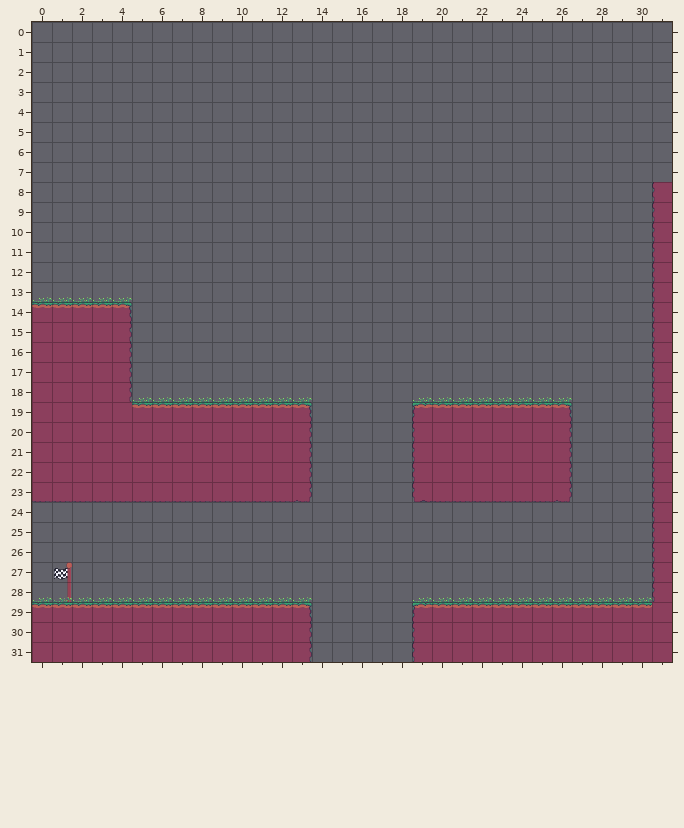
Two states of a Tiled map (JSON), maps/Map2.json. The first picture shows the starting point.
Cells are 32x32 px. Shown: x 0..31, y 0..31. The old version is drawn lined up with the new one.
And afterwards:
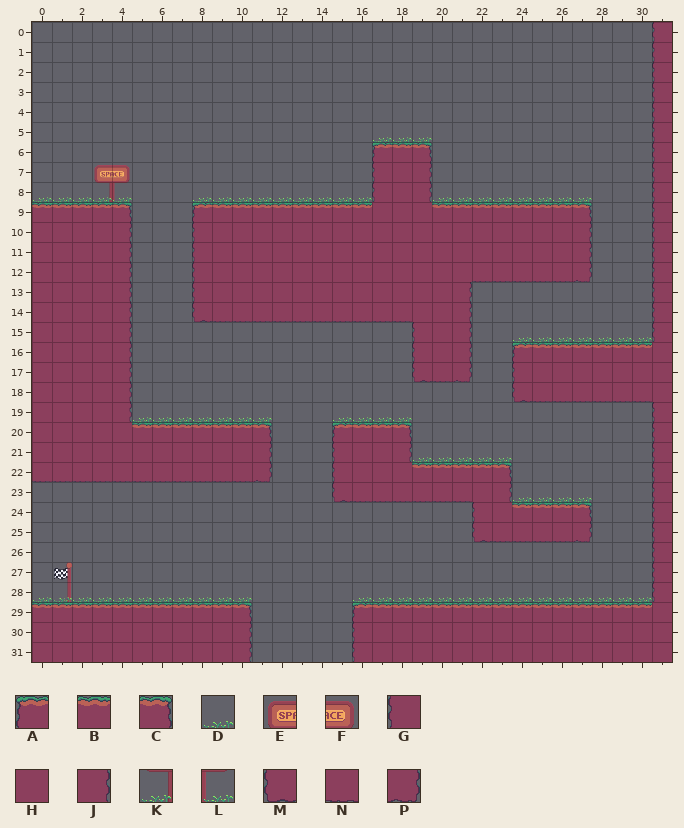
Key: from "Sprites": A 0, B 1, C 2, D 3, E 6, F 7, G 8, H 9, J 10, K 14, L 15, M 16, N 17, P 18.
_ is an empty cell.
Change:
map size 32x24 -> 32x32 cells (old content now starts at 0,8; both pictures use the new coordinates)
Layer "Decoration":
Tile D is added in row 5 at x 17 to 19; in row 8 at x 0 to 2, 8 to 16 and 20 to 27; in row 15 at x 24 to 30; in row 19 at x 5 to 11 and 15 to 18; in row 21 at x 19 to 23; in row 23 at x 24 to 27.
Tile D is added in row 28 at x 16 to 18.
Tile E is added in row 7 at x 3.
Tile F is added in row 7 at x 4.
Tile K is added in row 8 at x 3.
Tile L is added in row 8 at x 4.
Tile D is removed in row 13 at x 0 to 4; in row 18 at x 5 to 13 and 19 to 26; in row 28 at x 11 to 13.
Layer "Ground":
Tile A is added in row 6 at x 17; in row 9 at x 8; in row 16 at x 24; in row 20 at x 15; in row 29 at x 16.
Tile B replaces tile A in row 29 at x 19.
Tile B replaces tile G in row 22 at x 19.
Tile B replaces tile H in row 20 at x 5 to 10; in row 22 at x 20 to 22.
Tile B is added in row 6 at x 18; in row 9 at x 0 to 3, 9 to 16 and 20 to 26; in row 16 at x 25 to 30; in row 20 at x 16 to 17; in row 24 at x 24 to 26; in row 29 at x 17 to 18.
Tile C replaces tile B in row 29 at x 10.
Tile C replaces tile H in row 20 at x 11; in row 22 at x 23.
Tile C is added in row 6 at x 19; in row 9 at x 4 and 27; in row 20 at x 18; in row 24 at x 27.
Tile G is added in rows 0 to 6 at x 31; in row 7 at x 17 and 31; in row 8 at x 17; in rows 10 to 13 at x 8; in rows 15 to 16 at x 19; in row 17 at x 24.
Tile G is added in rows 21 to 22 at x 15; in row 24 at x 22; in rows 30 to 31 at x 16.
Tile H replaces tile B in row 14 at x 0 to 3.
Tile H replaces tile G in rows 16 to 18 at x 31; in rows 30 to 31 at x 19.
Tile H replaces tile N in row 23 at x 22.
Tile H is added in rows 7 to 8 at x 18; in row 9 at x 17 to 19; in rows 10 to 11 at x 0 to 3 and 9 to 26; in row 12 at x 0 to 3 and 9 to 21; in row 13 at x 0 to 3 and 9 to 20; in row 14 at x 19 to 20.
Tile H is added in rows 15 to 16 at x 20; in row 17 at x 25 to 30; in row 21 at x 16 to 17; in row 22 at x 16 to 18; in row 24 at x 23; in rows 30 to 31 at x 17 to 18.
Tile J replaces tile C in row 14 at x 4.
Tile J replaces tile H in row 19 at x 4; in row 21 at x 11; in rows 30 to 31 at x 10.
Tile J replaces tile N in row 23 at x 23.
Tile J is added in rows 7 to 8 at x 19; in rows 10 to 11 at x 4 and 27; in row 12 at x 4; in row 13 at x 4 and 21; in rows 14 to 16 at x 21; in row 21 at x 18.
Tile M is added in row 14 at x 8; in row 17 at x 19; in row 18 at x 24; in row 23 at x 15; in row 25 at x 22.
Tile N replaces tile H in row 22 at x 0 to 10.
Tile N replaces tile M in row 23 at x 19.
Tile N is added in row 12 at x 22 to 26; in row 14 at x 9 to 18; in row 17 at x 20; in row 18 at x 25 to 30; in row 23 at x 16 to 18; in row 25 at x 23 to 26.
Tile P replaces tile H in row 22 at x 11.
Tile P is added in row 12 at x 27; in row 17 at x 21; in row 25 at x 27.
Tile A is removed in row 19 at x 19.
Tile B is removed in row 19 at x 5 to 12 and 20 to 25; in row 29 at x 11 to 12.
Tile C is removed in row 19 at x 13 and 26; in row 29 at x 13.
Tile G is removed in rows 20 to 21 at x 19.
Tile H is removed in rows 20 to 21 at x 12 and 20 to 25; in row 22 at x 12 and 24 to 25; in rows 30 to 31 at x 11 to 12.
Tile J is removed in rows 20 to 22 at x 13 and 26; in rows 30 to 31 at x 13.
Tile N is removed in row 23 at x 0 to 12 and 24 to 25.
Tile P is removed in row 23 at x 13 and 26.
Pixel boxes of the changes (left, top, right, bottom) in both pictures:
changed: (32, 22, 672, 542)
changed: (247, 597, 312, 662)
changed: (352, 597, 432, 662)
